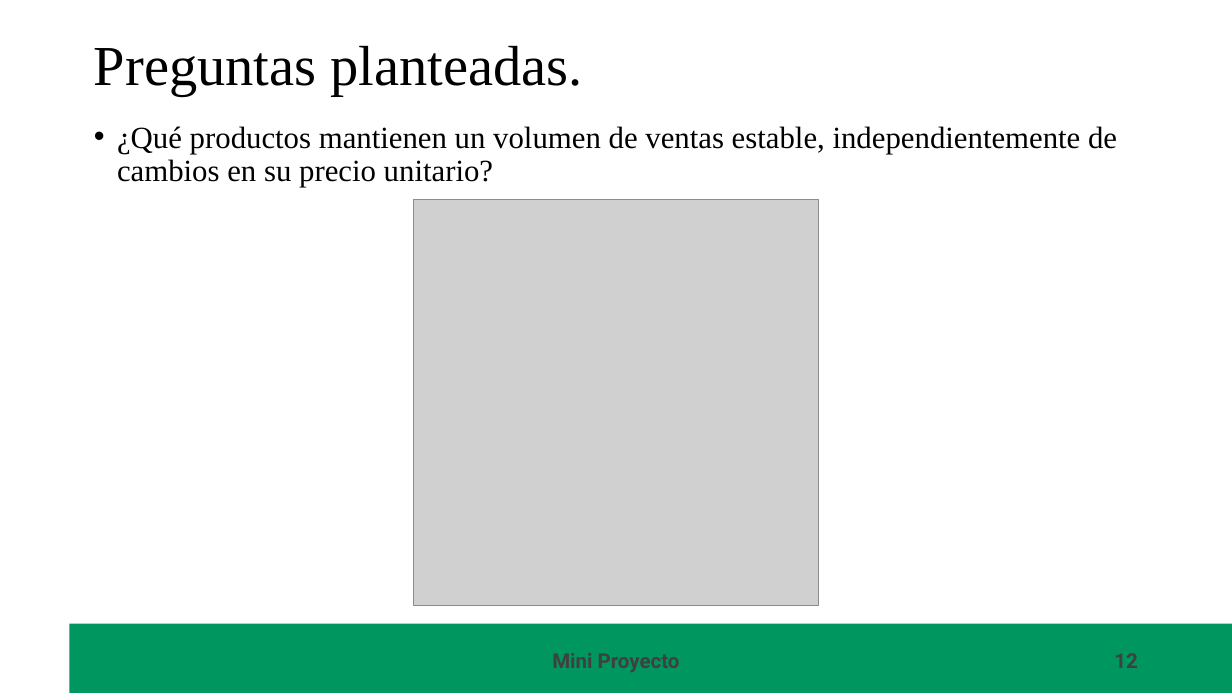
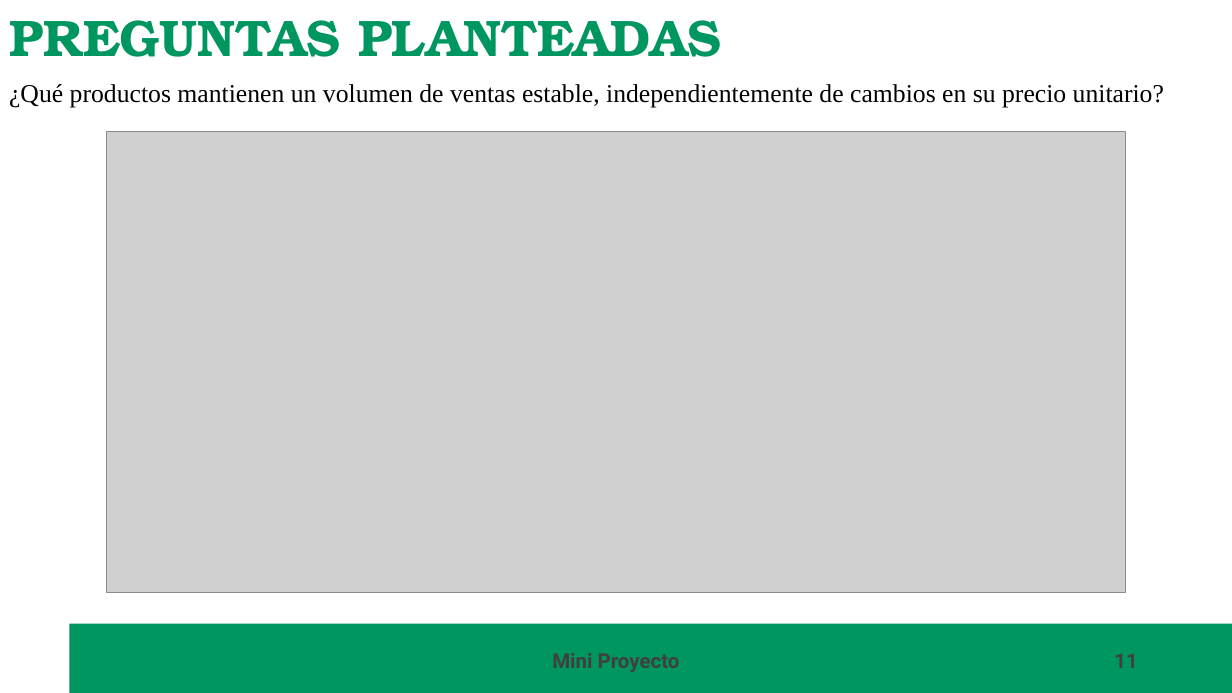
Before and after one commit to carmart4/ProyectoTD2025, a slide deck: slide 11 of presentacion/Presentacion.pptx (slide 12 before the commit). Drawn at 1232x693 pixels with LibreOffice and Linux fonts; fonts in the diff are those of the drawing; grey boxes stand for pictures; background and template pictures are left out. Boxes give left, top, right and bottom in pixels: in the first picture for what was removed or moved away, otherwise in the second. Text is boxed around its words. In the diff, an @@ line names an element or a change of style, - is before the commit and + after.

```diff
--- a/presentacion/Presentacion.pptx
+++ b/presentacion/Presentacion.pptx
@@ text at <box>9,20,721,57</box>: text changed; size 44 to 40 pt; font Times New Roman to TeX Gyre Bonum; text colour #000000 to #00965F; bold on @@
-Preguntas planteadas.
+PREGUNTAS PLANTEADAS
@@ text "¿Qué productos mantienen un volumen ...": place and size @@
-text "¿Qué productos mantienen un volumen ..." at <box>117,126,1117,187</box>
+text "¿Qué productos mantienen un volumen ..." at <box>9,84,1164,107</box>
@@ text "¿Qué productos mantienen un volumen ..." at <box>9,84,1164,107</box>: size 24 to 20 pt; bullet • to none; line spacing 0.9 to 1; less space between paragraphs; vertical alignment top to middle @@
@@ picture added at <box>106,131,1126,592</box> @@
@@ picture removed at <box>413,200,819,605</box> @@
@@ page number at <box>871,642,1148,679</box>: text changed @@
-12
+11
```
Also in this commit, not shown: 12 other slides changed, 1 slide added, 1 slide removed, 1 other file.
